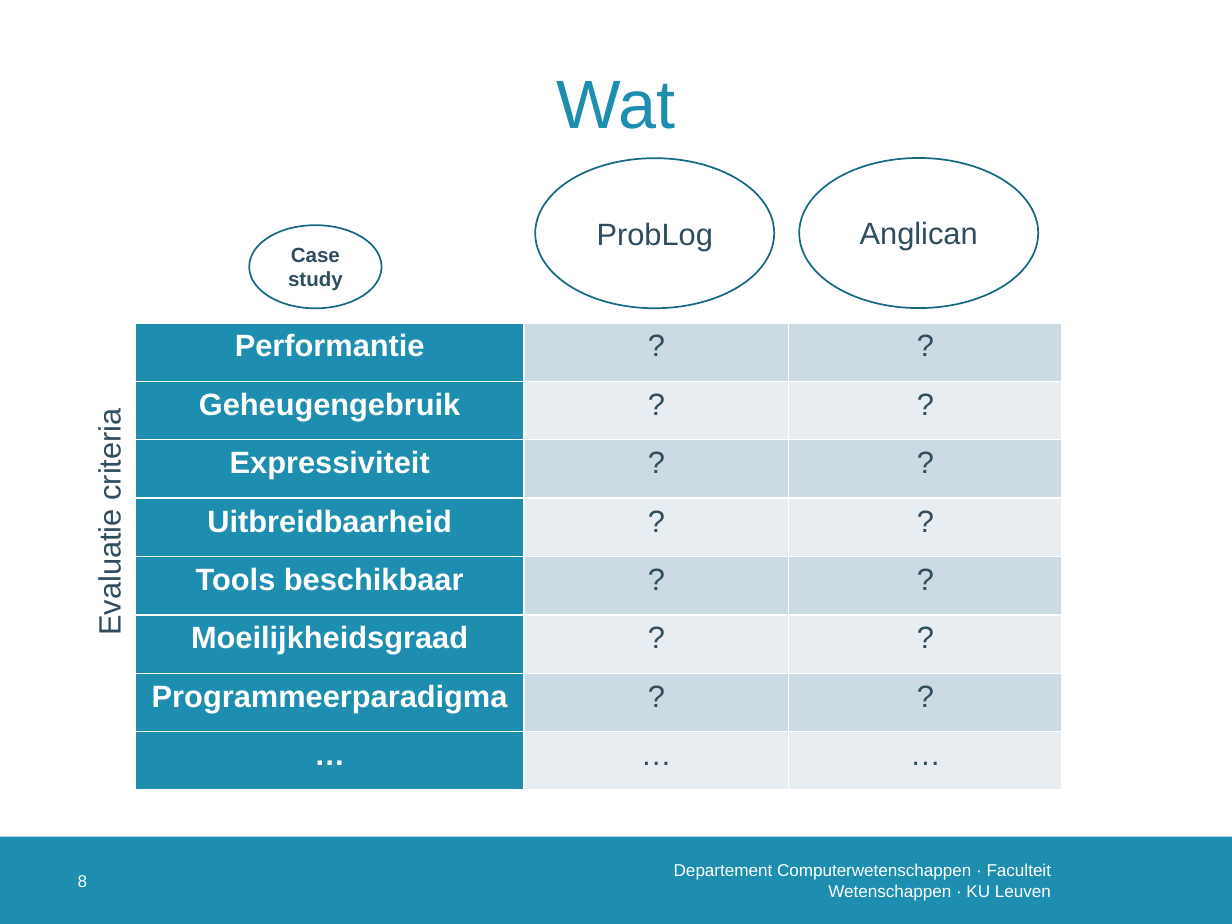
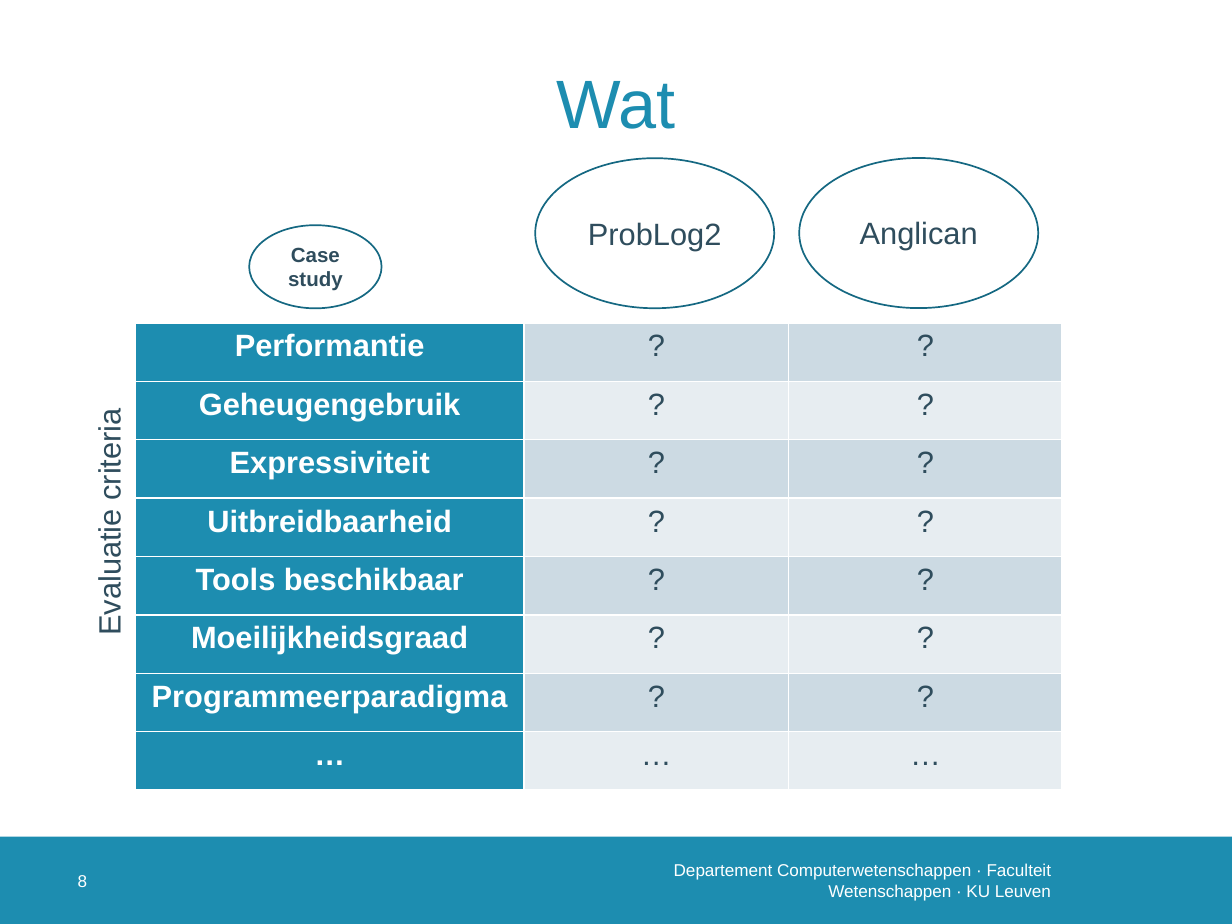
Before and after one commit to susverwimp/T208-Probabilistic-Programming-A-Case-Study, a slide deck: slide 9 of thesis/presentations/2 second/second.pptx. Drawn at 1232x924 pixels with LibreOffice and Linux fonts; fonts in the diff are those of the drawing; background and template pictures are left out. Boxes give left, top, right and bottom in pixels: in the first picture for what was removed or moved away, otherwise in the second. Text is boxed around its words. In the diff, an @@ line names an element or a change of style, - is before the commit and + after.

```diff
--- a/thesis/presentations/2 second/second.pptx
+++ b/thesis/presentations/2 second/second.pptx
@@ text at bbox=[588, 222, 722, 250]: text changed @@
-ProbLog
+ProbLog2
```
Also in this commit, not shown: 7 other slides changed.
